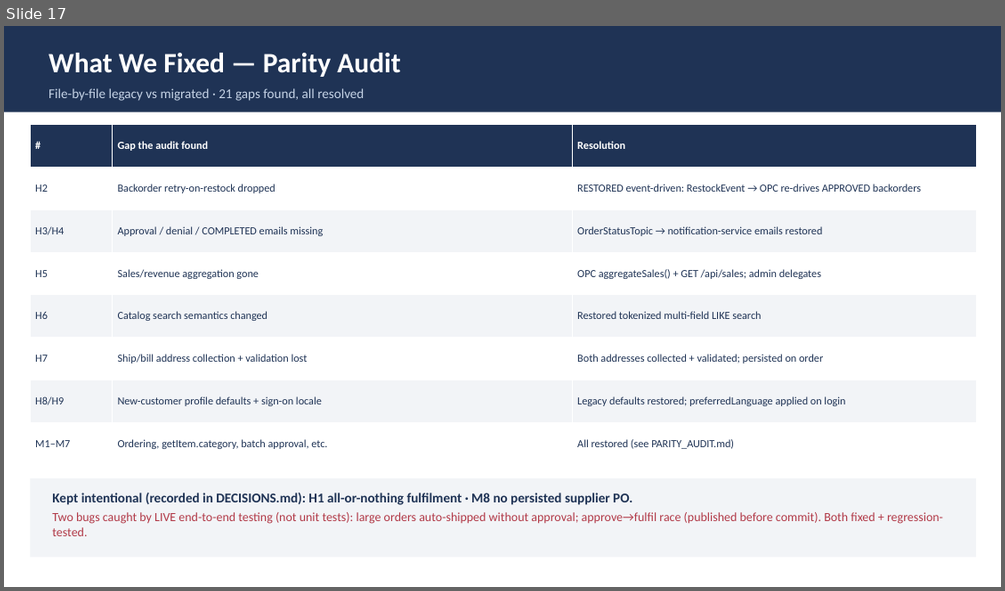
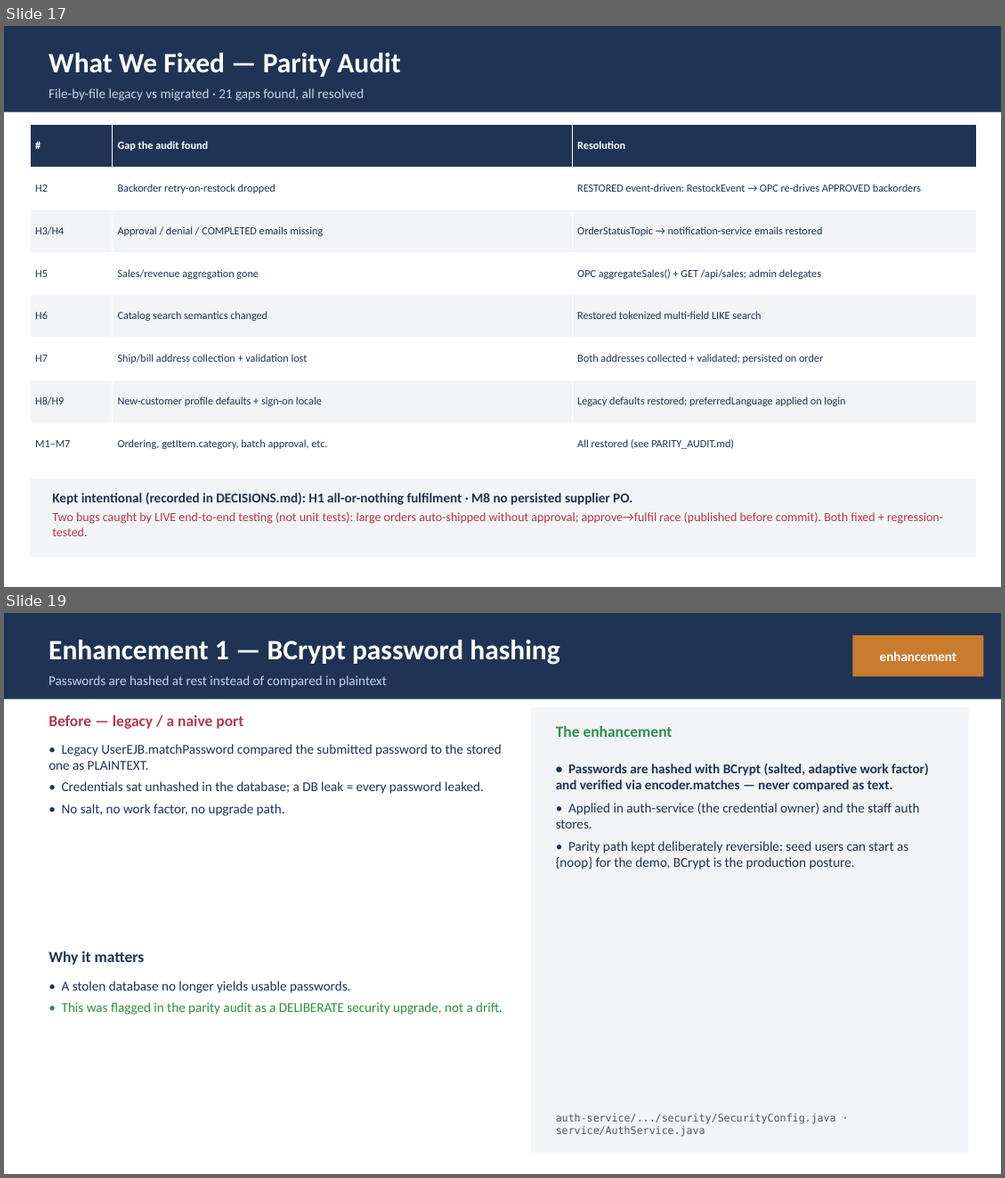
Before and after one commit to Vishak-94/pet-store, a slide deck: docs/PetStore_Demo_45min.pptx. Shown one above the other, each under a label of ours: slide 17 before the commit, slides 17 and 19 after it; the slides between them are not shown. The pictures are 1005x591 and 1005x1178 pixels, drawn with LibreOffice and Linux fonts; fonts in the diff are those of the drawing. Boxes give left, top, right and bottom in pixels: in the first picture for what was removed or moved away, otherwise in the second. Text is boxed around its words. In the diff, an @@ line names an element or a change of style, - is before the commit and + after.

Commit message:
Add enhancements-beyond-parity section to demo deck
- New enh_slide() helper: before / why-it-matters / the-enhancement + code-location footer
- Overview slide (E1-E10 table) + one detailed slide per enhancement:
  BCrypt, central RS256 IdP, transactional outbox, pessimistic stock lock,
  optimistic @Version lock, DLQ + bounded redelivery, idempotent consumers,
  validation + uniform error contract, CSRF + secure cookies, observability + stock cache
- Distinct from the parity audit (which restores legacy behaviour) — these are net improvements
- Agenda updated (section 8), renumbered through 13
- Regenerated PPTX (46 slides), verified zero shape overflow

```diff
--- a/docs/PetStore_Demo_45min.pptx
+++ b/docs/PetStore_Demo_45min.pptx
@@ slide 19 added at (4,613,1001,1174), background #FFFFFF @@
@@ rectangle added at (4,613,1001,699), fill #1F3355 @@
@@ rectangle added at (853,635,984,676), fill #C97C2F @@
@@ text added at (48,640,559,665), 27 pt, text #FFFFFF, bold @@
+Enhancement 1 — BCrypt password hashing
@@ text added at (880,651,957,661), 13 pt, text #FFFFFF, bold @@
+enhancement
@@ text added at (48,675,387,688), 13 pt, text #C5D3E6 @@
+Passwords are hashed at rest instead of compared in plaintext
@@ text added at (48,714,243,729), 15 pt, text #B23A48, bold @@
+Before — legacy / a naive port
@@ rectangle added at (531,707,969,1152), fill #F2F4F7 @@
@@ text added at (48,744,502,816), 13 pt, text #1F3355 @@
+• Legacy UserEJB.matchPassword compared the submitted password to the stored one as PLAINTEXT.
+• Credentials sat unhashed in the database; a DB leak = every password leaked.
+• No salt, no work factor, no upgrade path.
@@ text added at (556,725,672,737), 15 pt, text #2F8F46, bold @@
+The enhancement
@@ text added at (556,763,929,869), 13 pt, text #1F3355 @@
+• Passwords are hashed with BCrypt (salted, adaptive work factor) and verified via encoder.matches — never compared as text.
+• Applied in auth-service (the credential owner) and the staff auth stores.
+• Parity path kept deliberately reversible: seed users can start as {noop} for the demo, BCrypt is the production posture.
@@ text added at (48,950,145,965), 15 pt, text #1F3355, bold @@
+Why it matters
@@ text added at (62,981,502,1014), 13 pt, text #2F8F46 @@
+• A stolen database no longer yields usable passwords.
+• This was flagged in the parity audit as a DELIBERATE security upgrade, not a drift.
@@ text added at (556,1113,836,1136), 10 pt, text #555555 @@
+auth-service/.../security/SecurityConfig.java · service/AuthService.java
```
Also in this commit, not shown: 1 slide changed, 10 other slides added, 1 other file.
